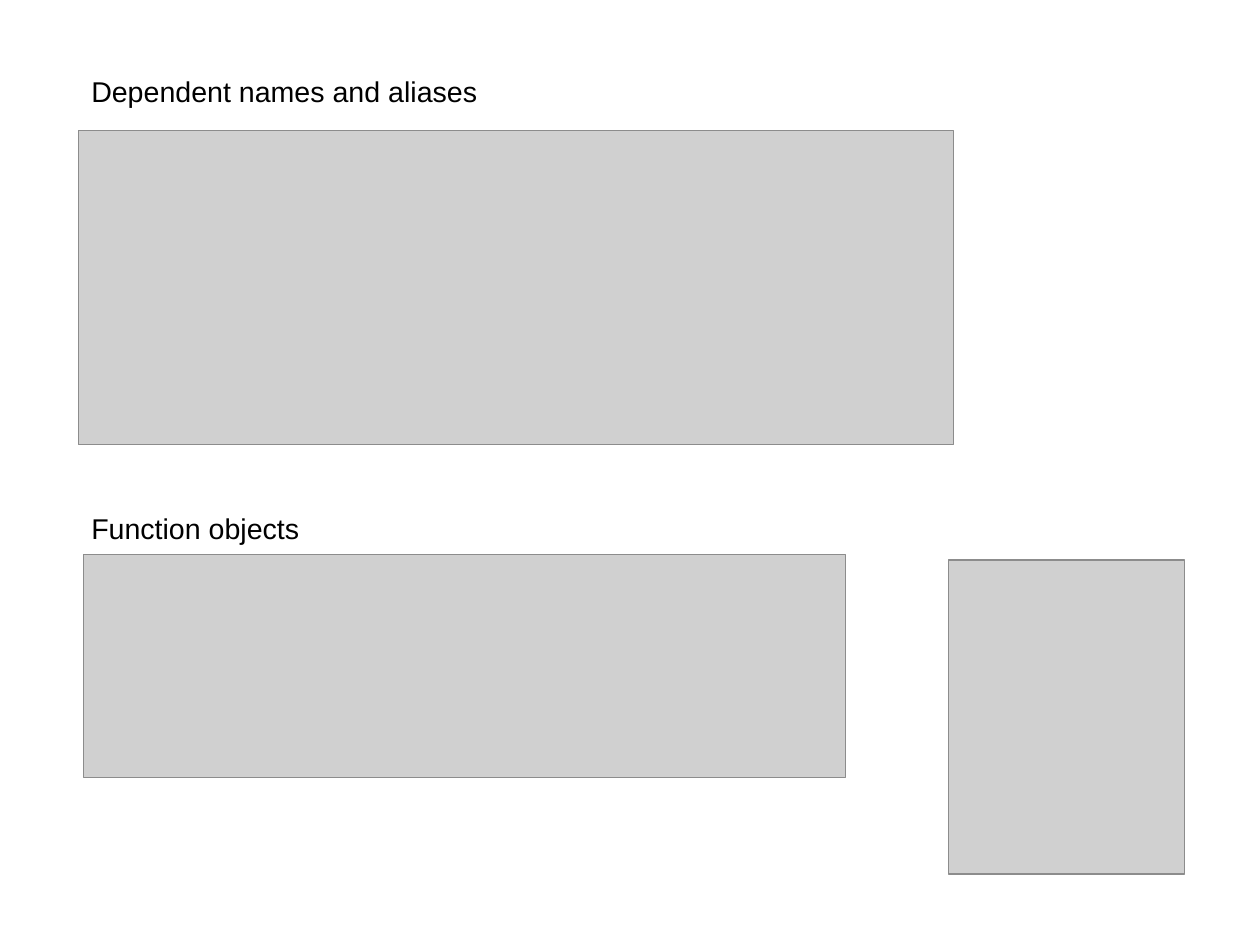
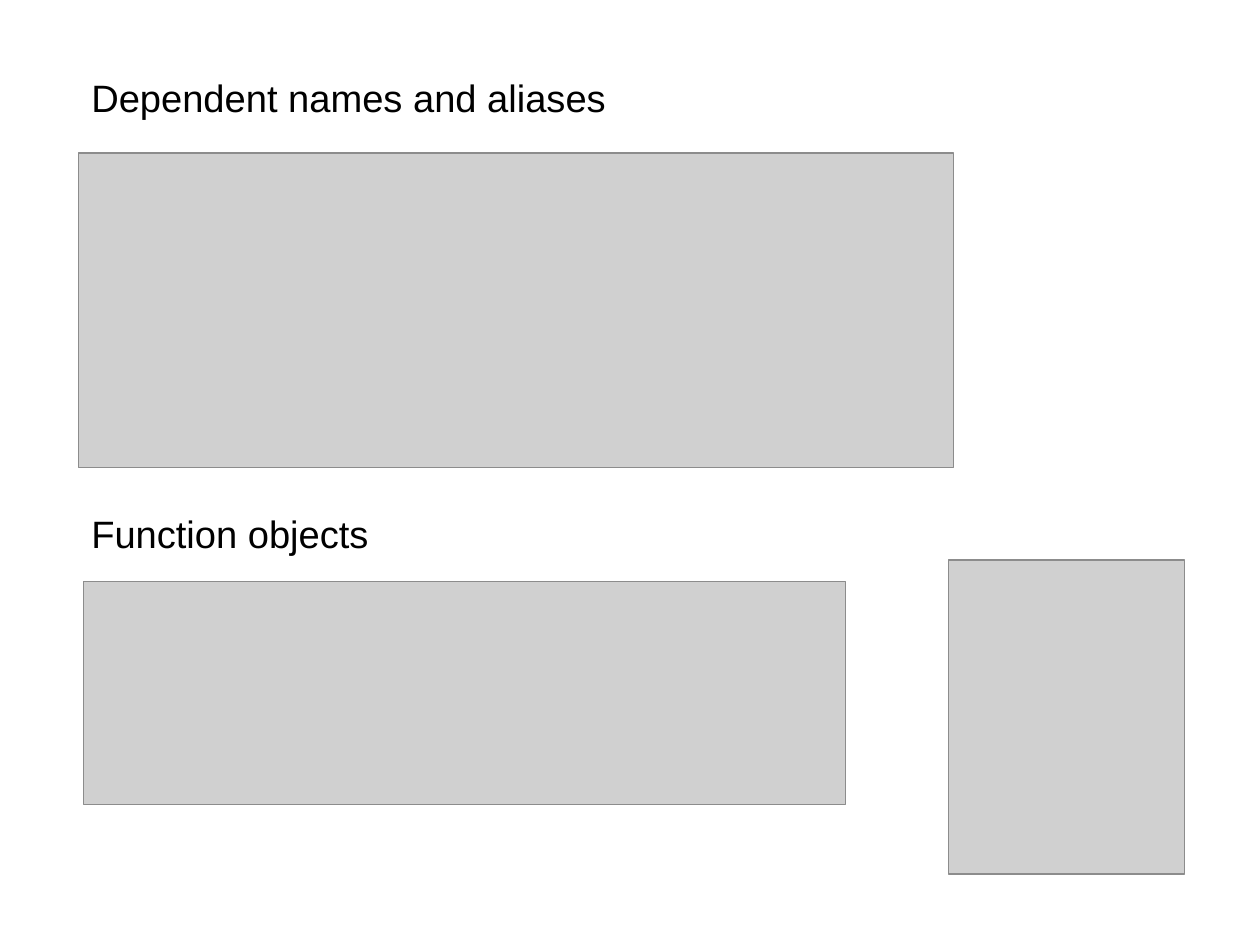
Before and after one commit to akalenuk/templates-experiments, a slide deck: slide 14 of templates.odp. Drawn at 1260x945 pixels with LibreOffice and Linux fonts; fonts in the diff are those of the drawing; grey boxes stand for pictures. Boxes give left, top, right and bottom in pixels: in the first picture for what was removed or moved away, otherwise in the second. Text is boxed around its words. In the diff, an @@ line names an element or a change of style, - is before the commit and + after.

```diff
--- a/templates.odp
+++ b/templates.odp
@@ text "Dependent names and aliases" at box(91, 84, 606, 120): size 18 to 24 pt @@
@@ picture: place and size @@
-picture at box(79, 130, 955, 445)
+picture at box(79, 153, 955, 468)
@@ text "Function objects" at box(91, 520, 369, 556): size 18 to 24 pt @@
@@ picture: place and size @@
-picture at box(83, 555, 846, 777)
+picture at box(83, 582, 846, 805)
```
Also in this commit, not shown: 13 other slides changed, 1 slide added, 1 slide removed.
